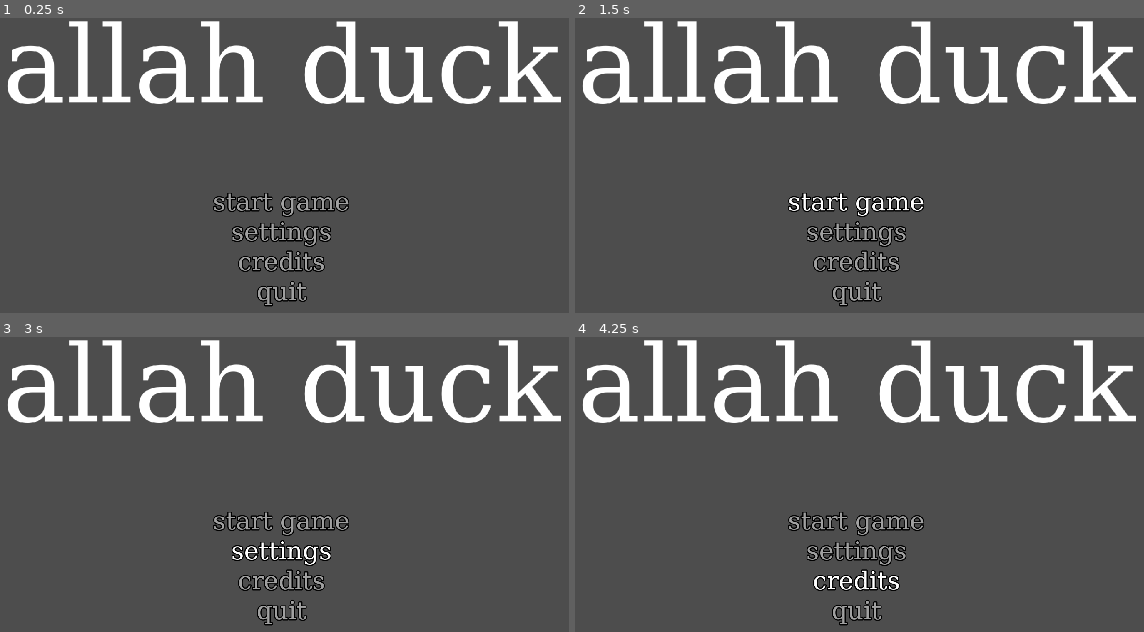
Above: before the commit, frames 1-4 (two rows, left to right).
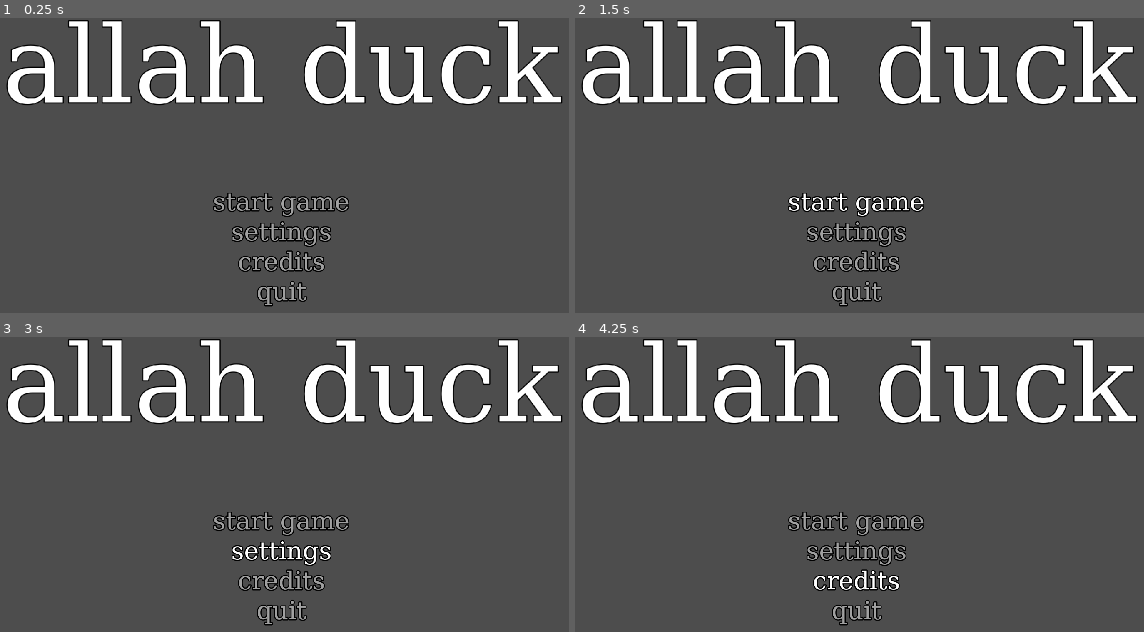
Above: after the commit, the same moments.

Repository: Canapca/NukeDuck
Game: Godot game, scene res://MainMenu/control.tscn
Same seed, same stepped clock (60 frames per second), same inputs: the game is played once before the commit and once after it. This scene is started directly instead of the project's main scene.
Inputs:
- Up to frame 1 (0.25 s): no input
- Up to frame 2 (1.5 s): click "start game" at 0.5 s; click "start game" at 1.25 s
- Up to frame 3 (3 s): click "start game" at 2 s; click "settings" at 2.75 s
- Up to frame 4 (4.25 s): click "credits" at 3.5 s

The runs differ from the first frame. In frame 1, 2.5% of the frame differs, in the area x 1-99%, y 0-30%; in frame 2, 2.5%; in frame 3, 2.5%; in frame 4, 2.5%.

Commit message:
some more menu changes

Diff:
--- /dev/null
+++ b/nukeyducky/MainMenu/MenuTheme.tres
@@ -0,0 +1,51 @@
+[gd_resource type="Theme" load_steps=7 format=3 uid="uid://dn8xucqfaun4d"]
+
+[sub_resource type="StyleBoxEmpty" id="StyleBoxEmpty_yapkh"]
+
+[sub_resource type="StyleBoxFlat" id="StyleBoxFlat_yapkh"]
+bg_color = Color(0, 0, 0, 0.4)
+border_color = Color(0, 0, 0, 0.364706)
+corner_radius_top_left = 50
+corner_radius_top_right = 50
+corner_radius_bottom_right = 50
+corner_radius_bottom_left = 50
+
+[sub_resource type="StyleBoxFlat" id="StyleBoxFlat_k3u3f"]
+bg_color = Color(0, 0, 0, 0)
+
+[sub_resource type="StyleBoxFlat" id="StyleBoxFlat_uvb6l"]
+bg_color = Color(0, 0, 0, 0.662745)
+border_color = Color(0.8, 0.8, 0.8, 0)
+corner_radius_top_left = 50
+corner_radius_top_right = 50
+corner_radius_bottom_right = 50
+corner_radius_bottom_left = 50
+shadow_color = Color(0, 0, 0, 0.784314)
+
+[sub_resource type="StyleBoxFlat" id="StyleBoxFlat_tdy12"]
+bg_color = Color(1, 0, 1, 1)
+
+[sub_resource type="FontFile" id="FontFile_pxugv"]
+cache/0/60/0/ascent = 0.0
+cache/0/60/0/descent = 0.0
+cache/0/60/0/underline_position = 0.0
+cache/0/60/0/underline_thickness = 0.0
+cache/0/60/0/scale = 1.0
+cache/0/16/0/ascent = 0.0
+cache/0/16/0/descent = 0.0
+cache/0/16/0/underline_position = 0.0
+cache/0/16/0/underline_thickness = 0.0
+cache/0/16/0/scale = 1.0
+
+[resource]
+default_font = SubResource("FontFile_pxugv")
+default_font_size = 60
+Button/colors/font_color = Color(0.629676, 0.629674, 0.629675, 1)
+Button/colors/font_hover_color = Color(1, 1, 1, 1)
+Button/colors/font_pressed_color = Color(0.775063, 0.775063, 0.775063, 1)
+Button/constants/outline_size = 10
+Button/styles/focus = SubResource("StyleBoxEmpty_yapkh")
+Button/styles/hover = SubResource("StyleBoxFlat_yapkh")
+Button/styles/normal = SubResource("StyleBoxFlat_k3u3f")
+Button/styles/pressed = SubResource("StyleBoxFlat_uvb6l")
+FlatButton/styles/hover = SubResource("StyleBoxFlat_tdy12")
--- a/nukeyducky/MainMenu/control.tscn
+++ b/nukeyducky/MainMenu/control.tscn
@@ -1,11 +1,10 @@
 [gd_scene load_steps=15 format=3 uid="uid://digijotgdcas5"]
 
 [ext_resource type="Script" uid="uid://bj1i57x7jnxbg" path="res://MainMenu/start.gd" id="1_ee4bf"]
+[ext_resource type="Theme" uid="uid://dn8xucqfaun4d" path="res://MainMenu/MenuTheme.tres" id="1_k3u3f"]
 [ext_resource type="Script" uid="uid://2u6o8sta74bc" path="res://MainMenu/option.gd" id="2_kbped"]
 [ext_resource type="Script" uid="uid://smlxjyypx2xr" path="res://MainMenu/credits.gd" id="3_fj5cn"]
 [ext_resource type="Script" uid="uid://c43xrnxd42mvc" path="res://MainMenu/exit.gd" id="4_iy58a"]
-
-[sub_resource type="Theme" id="Theme_6a6wx"]
 
 [sub_resource type="FontFile" id="FontFile_sky72"]
 cache/0/64/0/ascent = 0.0
@@ -27,6 +26,8 @@
 [sub_resource type="LabelSettings" id="LabelSettings_0ytqx"]
 font = SubResource("FontFile_sky72")
 font_size = 256
+outline_size = 10
+outline_color = Color(0, 0, 0, 1)
 
 [sub_resource type="StyleBoxEmpty" id="StyleBoxEmpty_yapkh"]
 
@@ -90,7 +91,7 @@
 layout_mode = 0
 offset_right = 1920.0
 offset_bottom = 175.0
-theme = SubResource("Theme_6a6wx")
+theme = ExtResource("1_k3u3f")
 text = "allah duck"
 label_settings = SubResource("LabelSettings_0ytqx")
 horizontal_alignment = 1
@@ -102,7 +103,7 @@
 offset_right = 1135.0
 offset_bottom = 491.0
 focus_mode = 0
-theme = SubResource("Theme_eh0v1")
+theme = ExtResource("1_k3u3f")
 text = "start game"
 flat = true
 script = ExtResource("1_ee4bf")
